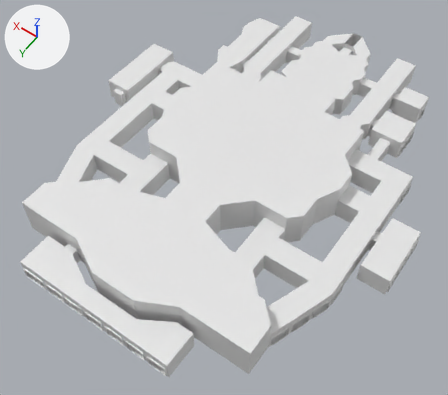
The glTF model level2.glb, before and after one commit.
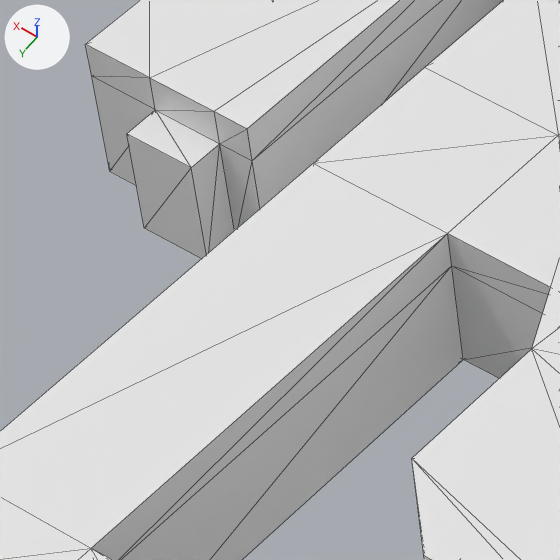
Each version is shown whole from a camera (50 mm lens) standing at (-39.4, 102.5, 85.7) and looking at (0.3, 46.9, -1.6), then close up on the part from 22% to 37% of the width and 19% to 36% of the height. Every picture has the same lights, and +X, +Y and +Z are marked at upper left. The close-ups show mesh edges as thin lines. Objects named as collision shapes, trigger or cutter boxes, shadow casters or lower levels of detail are left out. Vertices at the same position are counted once.

Objects in the first close-up: 'Plane-col'.
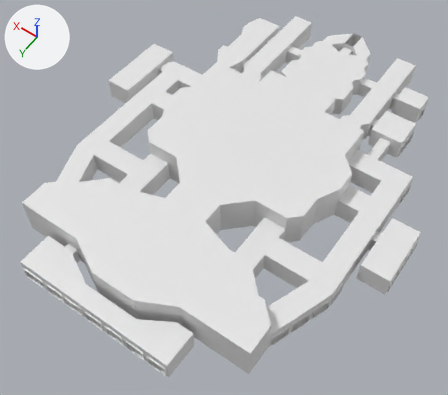
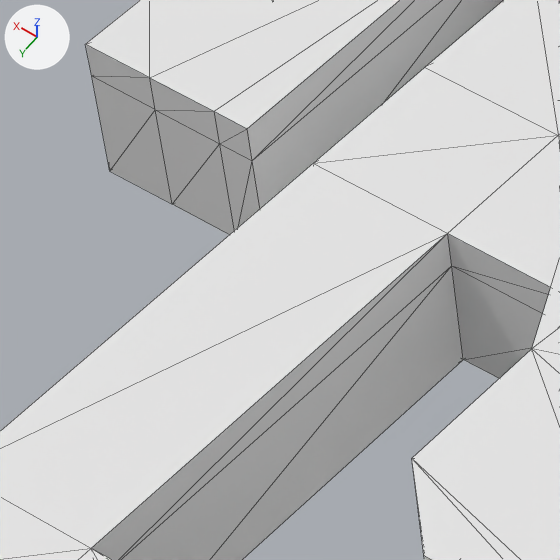
Commit message: level 2 fixess

The edits, one by one:
me_plane has 1105 vertices, 2198 faces and spans x -32.2..33.2, y -1.0..79.2, z 0.0..7.0.
me_plane is used by ob_plane_col; location (0.0, 0.0, 0.0).
Verts and faces of me_plane; kept vertices keep their numbers, new ones are numbered from 1105.
Before the commit, vertices of me_plane: 179 (29.0, 40.0, 0.0), 183 (31.0, 40.0, 0.0), 188 (29.0, 41.0, 0.0), 189 (31.0, 41.0, 0.0) at pixel (144, 228), 384 (29.0, 41.0, 3.0) at pixel (191, 167).
Before the commit, vertices of me_plane: 385 (31.0, 41.0, 3.0) at pixel (126, 133), 386 (31.0, 40.0, 3.0) at pixel (155, 109), 387 (29.0, 40.0, 3.0) at pixel (219, 143).
Part 1, on me_plane:
Vertices deleted: 188, 189, 384, 385 (with the faces that use them).
New faces: (183, 386, 387), (179, 183, 387).

Where the change shows, as pixel boxes [x1, y1, x2, y2] in the close-ups (560 x 560 px):
part 1 of me_plane, cut back: before [127, 110, 234, 259]; after [156, 110, 234, 235]
